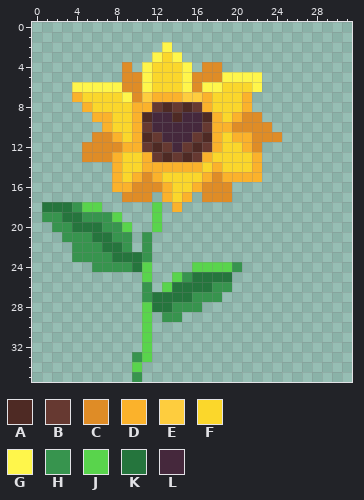
Pixel-art file: Assets/Aseprites/Environment/Trees/sunflower.aseprite. Above is the file before it was changed.
32x36 pixels, 1 frame. Colours within 5 levels of each other are drawn and written as one.
Palette (. is transparent): A #4e2a24  B #663931  C #df8c26  D #fbb22b  E #fecd3e  F #fbd72b  G #fff64b  H #37944e  J #59d44c  K #25753d  L #45283c
Now the later version:
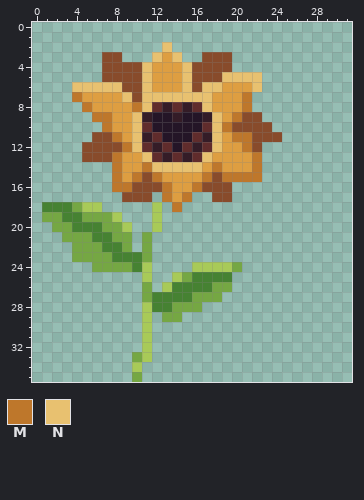
Colours new in this view: M #be772b  N #e8c170
The exact change:
Colour A changes from #4e2a24 to #341c27.
Colour B changes from #663931 to #602c2c.
Colour C changes from #df8c26 to #884b2b.
Colour F changes from #fbd72b to #de9e41.
Colour H changes from #37944e to #75a743.
Colour J changes from #59d44c to #a8ca58.
Colour K changes from #25753d to #468232.
Colour L changes from #45283c to #241527.
Colour C now appears in row 3 at x 7 to 8 and 17 to 19; in row 4 at x 7 to 8, 10, 16 and 19; in row 5 at x 7 to 8.
The author changed colour D to colour M in row 7 at x 4 and 21; in row 8 at x 5, 10 and 21; in row 9 at x 6 to 7 and 20; in row 10 at x 7 and 19; in row 11 at x 8 and 20 to 21; in row 12 at x 9 and 21.
The author changed colour D to colour M in row 13 at x 8 and 22; in row 14 at x 8, 11, 18 and 22; in row 15 at x 8, 10, 12, 17 and 19 to 22; in row 16 at x 8 to 9, 13 and 16; in row 17 at x 13 and 15; in row 18 at x 14.
The author changed colour D to colour N in row 7 at x 12 to 14 and 17; in row 8 at x 11 and 17; in rows 9 to 12 at x 10 and 18; in row 13 at x 11 and 17; in row 14 at x 12 to 16.
The author changed colour E to colour N in row 7 at x 11 and 15 to 16.
The author changed colour G to colour N in row 2 at x 13; in row 3 at x 12 and 14; in row 4 at x 11 and 15; in row 5 at x 11, 15 and 19 to 22; in row 6 at x 4 to 8, 11, 15, 17 to 18 and 22; in row 7 at x 9.
The author cleared colour C in row 17 at x 17.
Where, in picture pixels (left, top, right, bottom), the same in both pictures:
changed: (42, 42, 282, 382)
